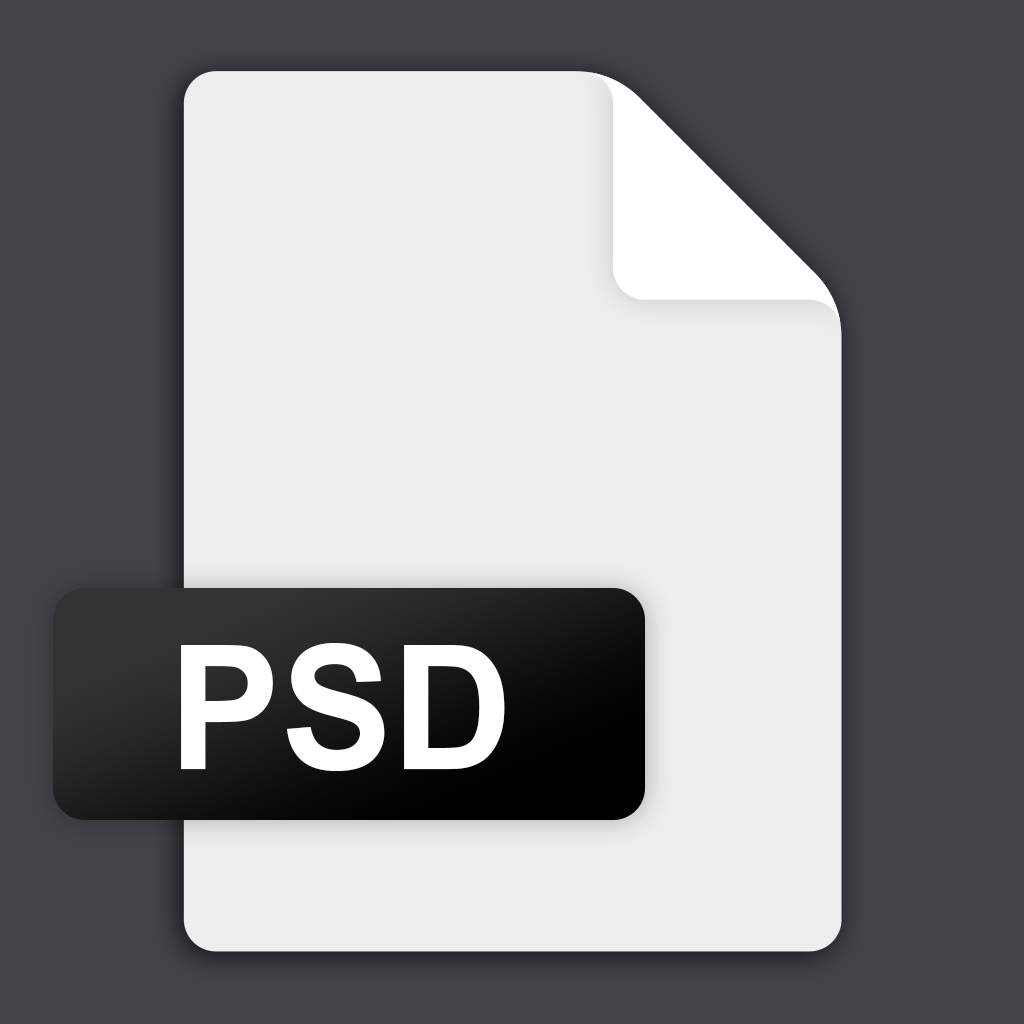
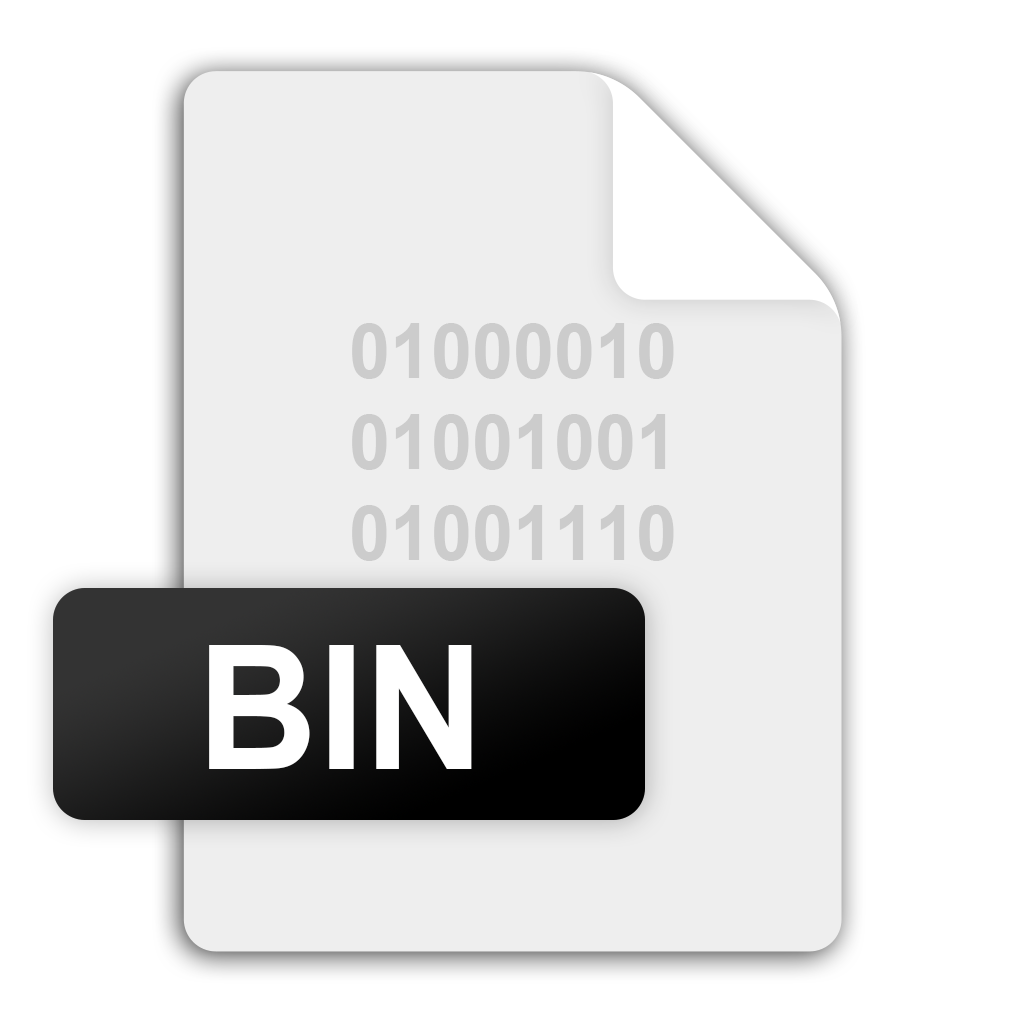
Layer changes from the first w=1024, h=1024 image to the second:
renamed "PSD" to "BIN", painted on it over [181,643,505,771]
added layer "01000010 01001001 01001110" in group "Group" over [352,323,674,561]
hid "Color Fill 1" over [0,0,1024,1024]
